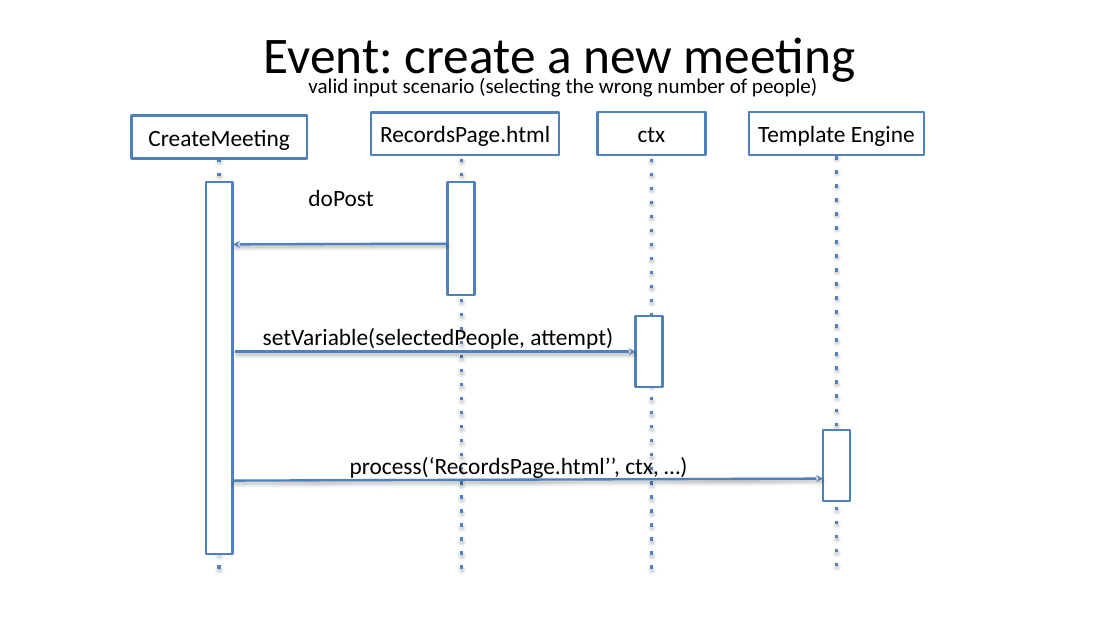
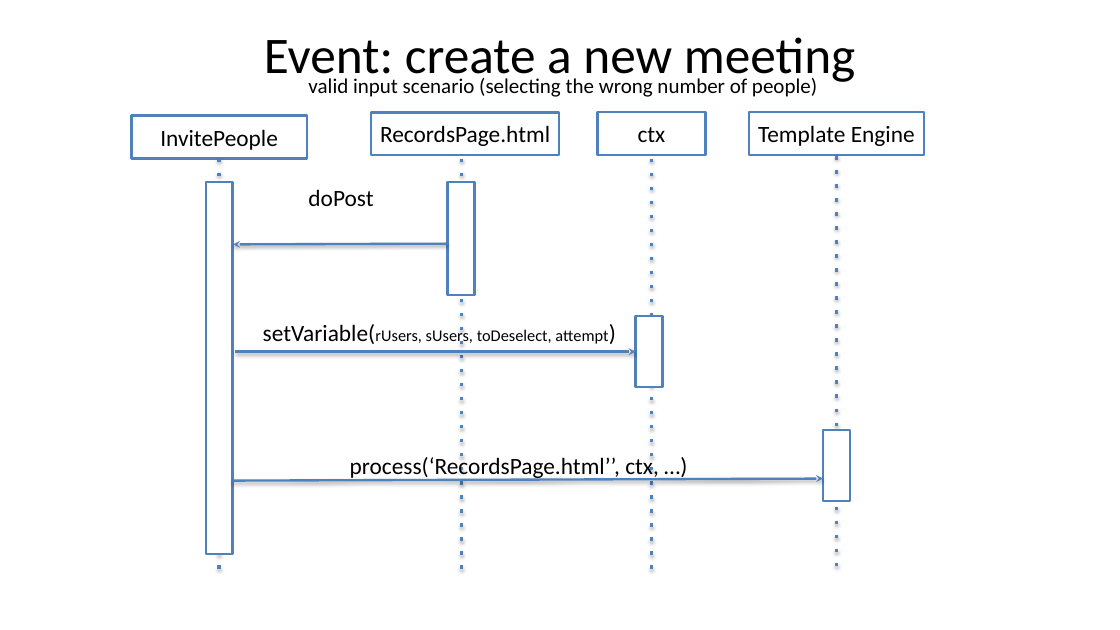
Before and after one commit to FrancescaGrimaldi/TIWProject-2022, a slide deck: slide 18 of ppt/tiw pure html + notes.pptx. Drawn at 1120x630 pixels with LibreOffice and Linux fonts; fonts in the diff are those of the drawing. Boxes give left, top, right and bottom in pixels: in the first picture for what was removed or moved away, otherwise in the second. Text is boxed around its words. In the diff, an @@ line names an element or a change of style, - is before the commit and + after.

```diff
--- a/ppt/tiw pure html + notes.pptx
+++ b/ppt/tiw pure html + notes.pptx
@@ text in rectangle at <box>160,129,278,150</box>: text changed @@
-CreateMeeting
+InvitePeople
@@ text at <box>263,324,608,346</box>: text changed; size 20 to 14 pt @@
-setVariable(selectedPeople, attempt)
+setVariable(rUsers, sUsers, toDeselect, attempt)
```
Also in this commit, not shown: 6 other slides changed, 3 other files.
